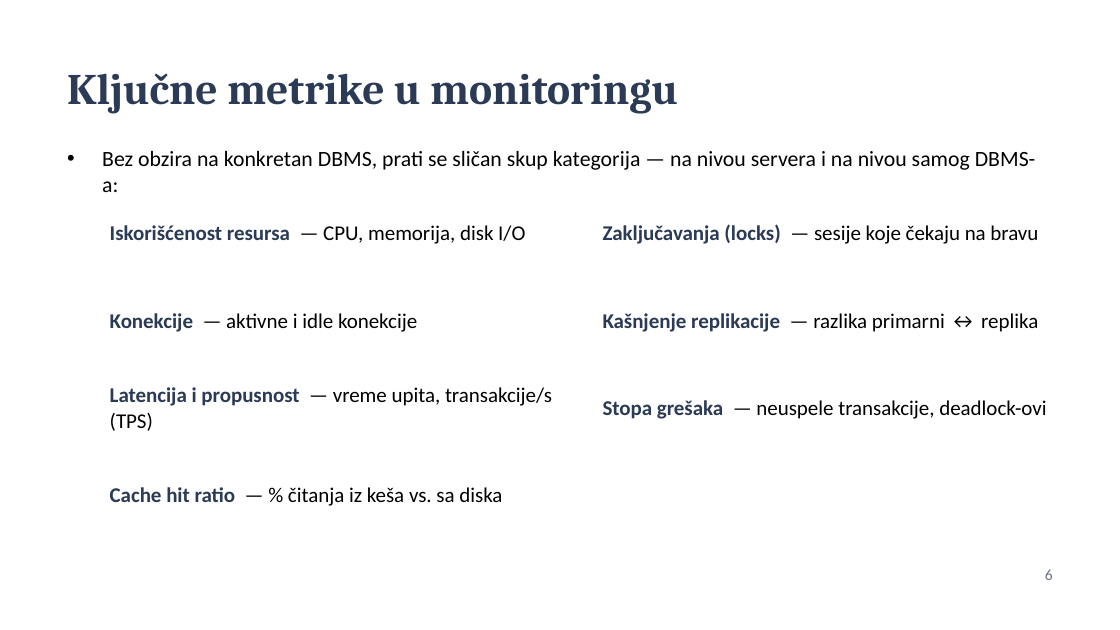
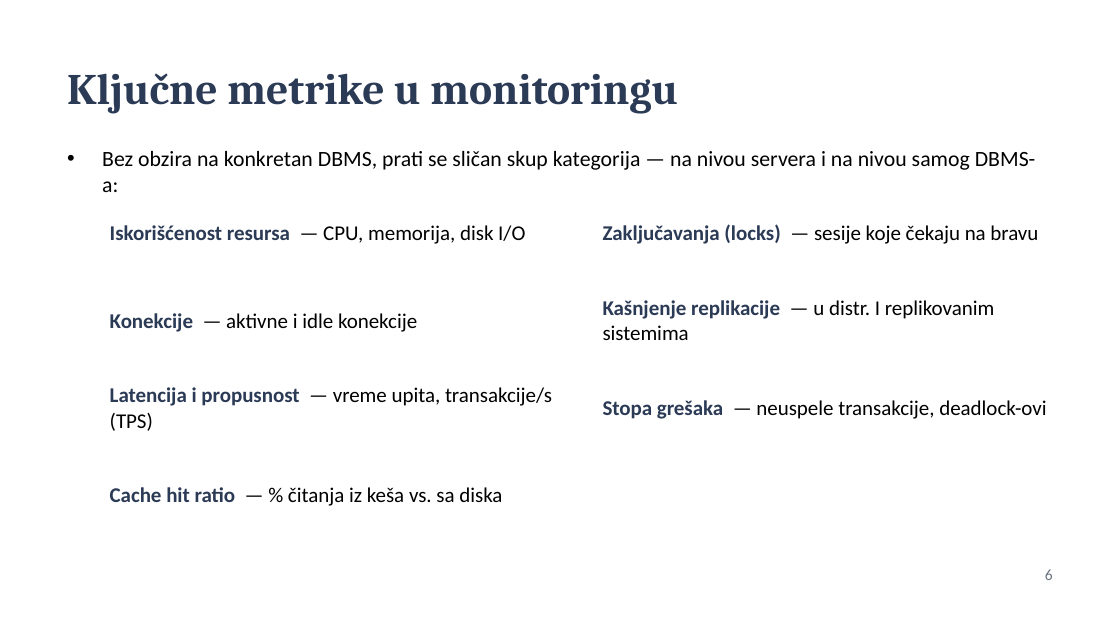
Before and after one commit to NemanjaCyber/SZUBP, a slide deck: slide 5 of P3/Monitoring_PostgreSQL_prezentacija.pptx (slide 6 before the commit). Drawn at 1120x630 pixels with LibreOffice and Linux fonts; fonts in the diff are those of the drawing. Boxes give left, top, right and bottom in pixels: in the first picture for what was removed or moved away, otherwise in the second. Text is boxed around its words. In the diff, an @@ line names an element or a change of style, - is before the commit and + after.

```diff
--- a/P3/Monitoring_PostgreSQL_prezentacija.pptx
+++ b/P3/Monitoring_PostgreSQL_prezentacija.pptx
@@ text at (603, 300, 994, 340): text changed @@
-Kašnjenje replikacije — razlika primarni ↔ replika
+Kašnjenje replikacije — u distr. I replikovanim sistemima
```
Also in this commit, not shown: 3 other slides changed, 1 other file.
